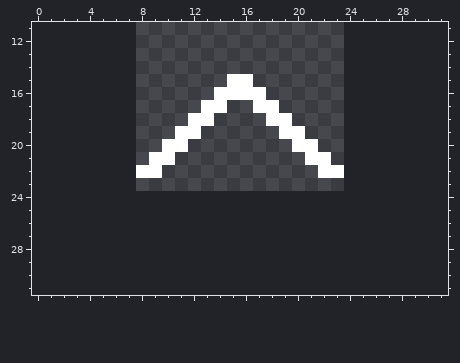
Edited in one commit: pixel-art sprite (src/main/resources/assets/minecraft/Trystage/images/crossair/arrow.png). Above: the version before the commit.
The file is 16x16 pixels. Shown: x 0..31, y 11..31. The old version is drawn lined up with the new one, on the new canvas.
New version:
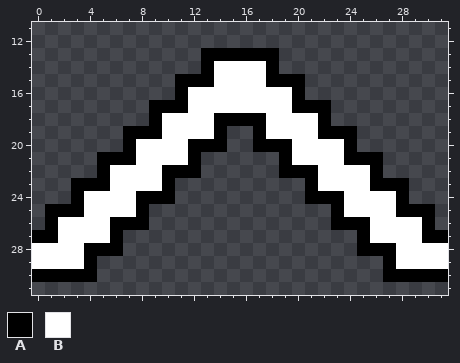
Palette (. is transparent): A #000000  B #ffffff
Edits made:
canvas 16x16 -> 32x32, the old top-left corner now at 8,8
y 13: x 13..18 ...... -> AAAAAA
y 14: x 13..18 ...... -> ABBBBA
y 15: x 11..14 .... -> AAAB; x 17..20 .... -> BAAA
y 16: x 11..13 ... -> ABB; x 18..20 ... -> BBA
y 17: x 9..12 .... -> AAAB; x 15..16 .. -> BB; x 19..22 .... -> BAAA
y 18: x 9..11 ... -> ABB; x 14..17 .... -> AAAA; x 20..22 ... -> BBA
y 19: x 7..10 .... -> AAAB; x 13..14 .. -> BA; x 17..18 .. -> AB; x 21..24 .... -> BAAA
y 20: x 7..9 ... -> ABB; x 12..14 ... -> AAA; x 17..19 ... -> AAA; x 22..24 ... -> BBA
y 21: x 5..8 .... -> AAAB; x 11..12 .. -> BA; x 19..20 .. -> AB; x 23..26 .... -> BAAA
y 22: x 5..7 ... -> ABB; x 10..12 ... -> AAA; x 19..21 ... -> AAA; x 24..26 ... -> BBA
y 23: x 3..10 ........ -> AAABBBBA; x 21..28 ........ -> ABBBBAAA
y 24: x 3..10 ........ -> ABBBBAAA; x 21..28 ........ -> AAABBBBA
y 25: x 1..8 ........ -> AAABBBBA; x 23..30 ........ -> ABBBBAAA
y 26: x 1..8 ........ -> ABBBBAAA; x 23..30 ........ -> AAABBBBA
y 27: x 0..6 ....... -> AABBBBA; x 25..31 ....... -> ABBBBAA
y 28: x 0..6 ....... -> BBBBAAA; x 25..31 ....... -> AAABBBB
y 29: x 0..4 ..... -> BBBBA; x 27..31 ..... -> ABBBB
y 30: x 0..4 ..... -> AAAAA; x 27..31 ..... -> AAAAA
Pixel boxes of the changes (left, top, right, bottom) in both pictures:
added: (32, 48, 448, 282)
